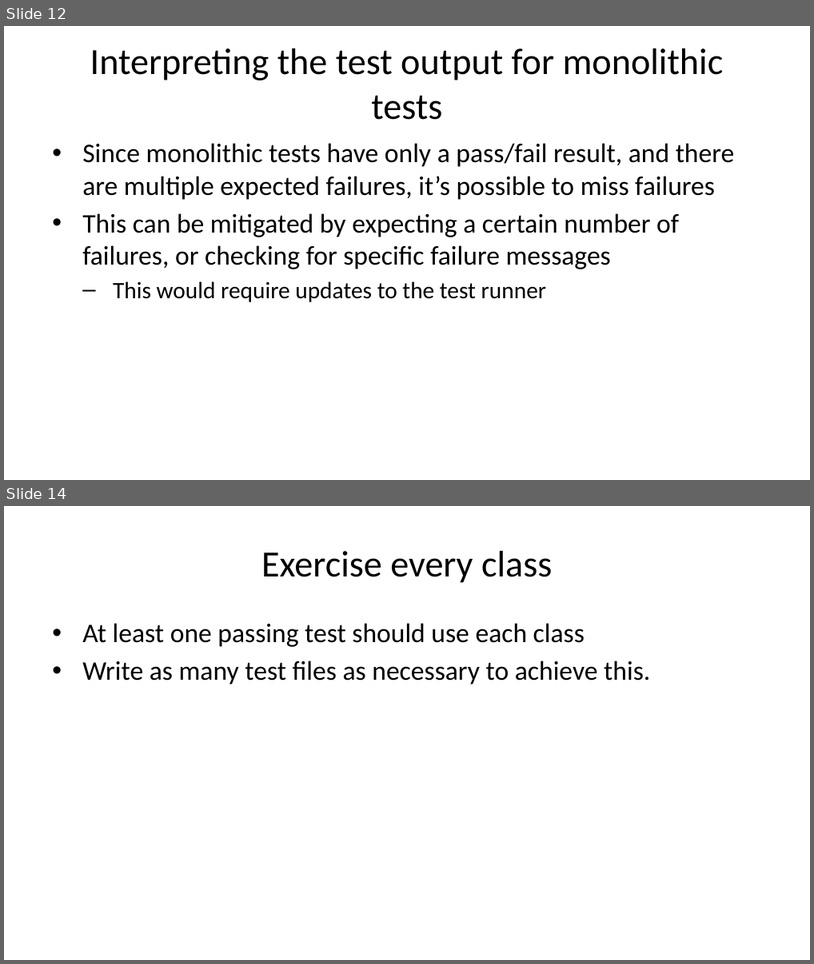
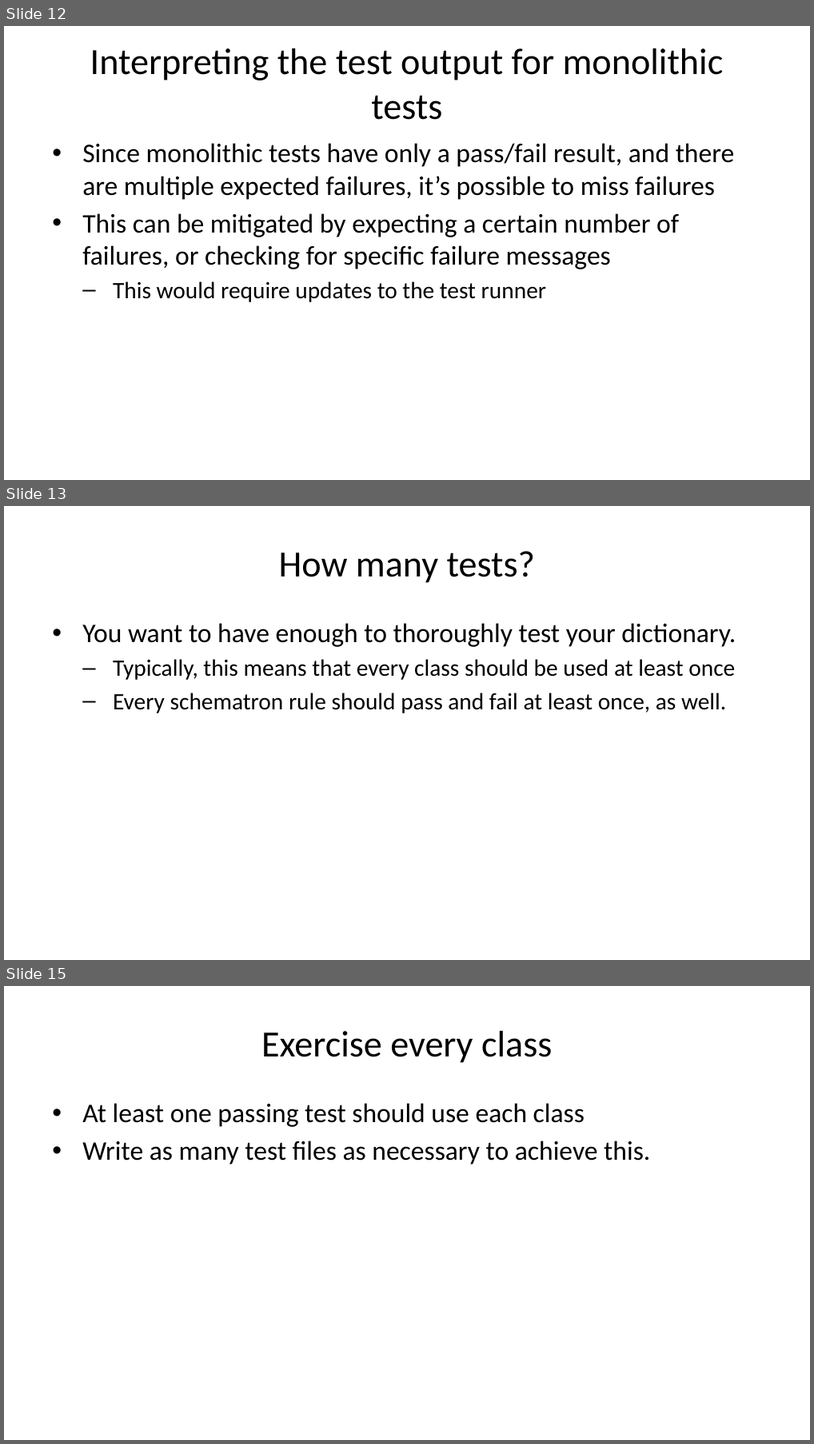
Before and after one commit to sbn-psi/dmsp, a slide deck: LDDTesting/stone-LDDTestingTechniques.pptx. Shown one above the other, each under a label of ours: slides 12 and 14 before the commit, slides 12, 13 and 15 after it; the slides between them are not shown. The pictures are 814x964 and 814x1444 pixels, drawn with LibreOffice and Linux fonts; fonts in the diff are those of the drawing. Boxes give left, top, right and bottom in pixels: in the first picture for what was removed or moved away, otherwise in the second. Text is boxed around its words. In the diff, an @@ line names an element or a change of style, - is before the commit and + after.

Commit message:
Split the test coverage and documentation slides

```diff
--- a/LDDTesting/stone-LDDTestingTechniques.pptx
+++ b/LDDTesting/stone-LDDTestingTechniques.pptx
@@ slide 13 added at (4,506,810,960), background #FFFFFF @@
@@ title added at (279,551,535,583), 33 pt, text #000000 @@
+How many tests?
@@ text added at (82,623,736,713), 21 pt, text #000000 @@
+• You want to have enough to thoroughly test your dictionary.
+  – Typically, this means that every class should be used at least once
+  – Every schematron rule should pass and fail at least once, as well.
@@ what was slide 14 is now slide 15 @@
```
Also in this commit, not shown: 2 slides changed, 1 other slide added, 2 other files.
